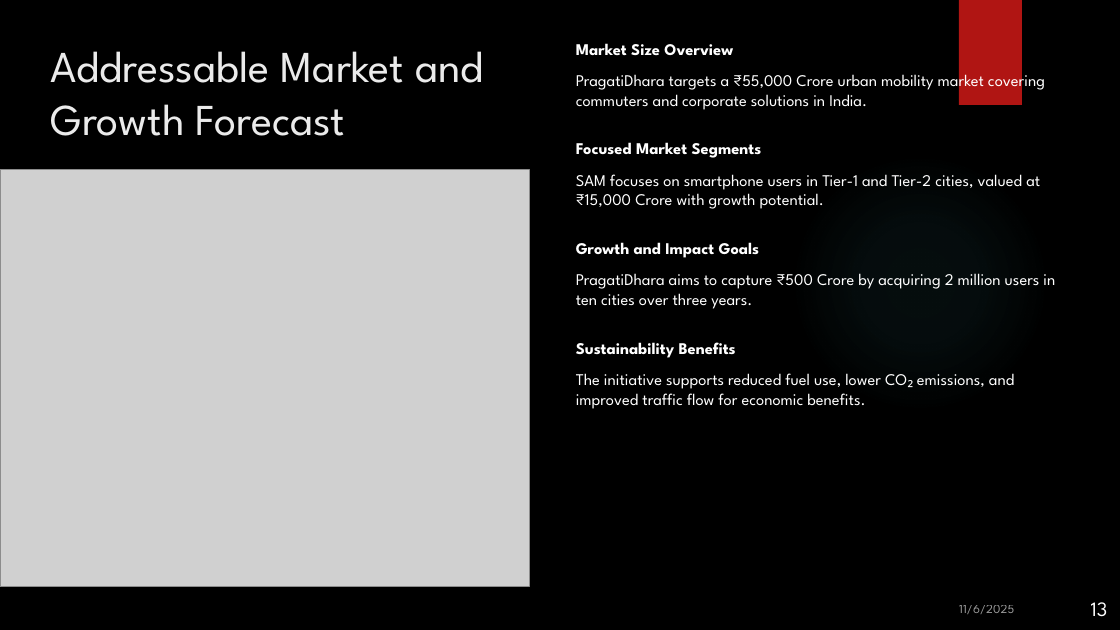
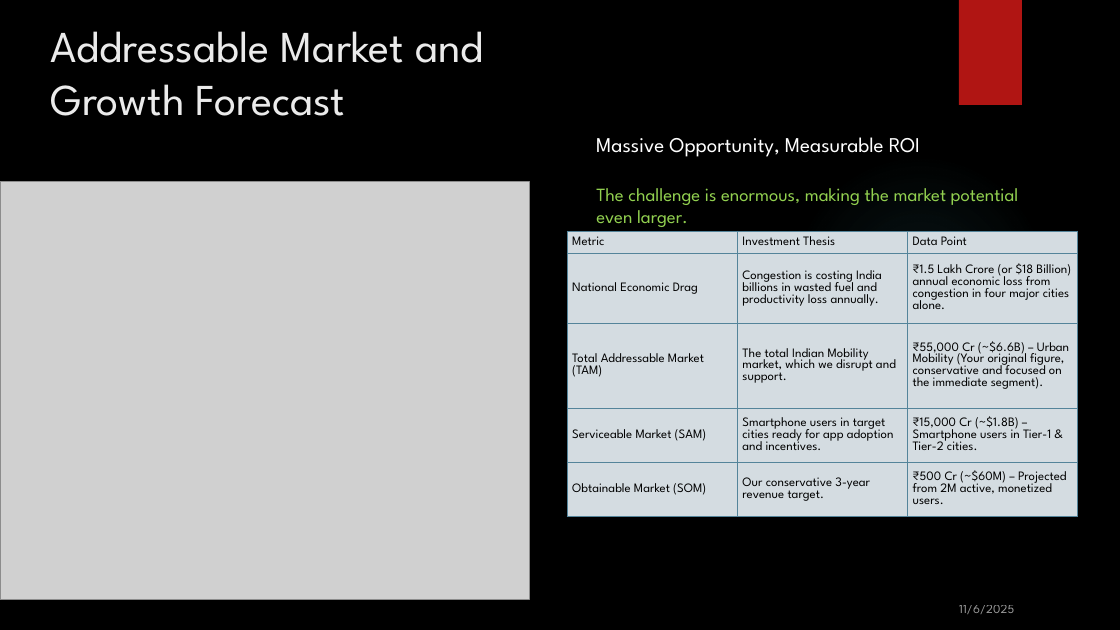
Before and after one commit to RitikaMathur19/PragatiDhara, a slide deck: slide 14 of PragatiDhara_Pitch_Deck_v1.0.pptx (slide 13 before the commit). Drawn at 1120x630 pixels with LibreOffice and Linux fonts; fonts in the diff are those of the drawing; grey boxes stand for pictures; background and template pictures are left out. Boxes give left, top, right and bottom in pixels: in the first picture for what was removed or moved away, otherwise in the second. Text is boxed around its words. In the diff, an @@ line names an element or a change of style, - is before the commit and + after.

Commit message:
Updated Deck and solution sketch

```diff
--- a/PragatiDhara_Pitch_Deck_v1.0.pptx
+++ b/PragatiDhara_Pitch_Deck_v1.0.pptx
@@ title "Addressable Market and Growth Forecast": place and size @@
-title "Addressable Market and Growth Forecast" at [50, 51, 483, 136]
+title "Addressable Market and Growth Forecast" at [50, 31, 483, 116]
@@ text removed at [576, 43, 1055, 409] @@
-Market Size Overview
-  PragatiDhara targets a ₹55,000 Crore urban mobility market covering commuters and corporate solutions in India.
-Focused Market Segments
-  SAM focuses on smartphone users in Tier-1 and Tier-2 cities, valued at ₹15,000 Crore with growth potential.
-Growth and Impact Goals
-  PragatiDhara aims to capture ₹500 Crore by acquiring 2 million users in ten cities over three years.
-Sustainability Benefits
-  The initiative supports reduced fuel use, lower CO₂ emissions, and improved traffic flow for economic benefits.
@@ text added at [596, 137, 920, 157], 18 pt, text #FFFFFF @@
+Massive Opportunity, Measurable ROI
@@ picture: place and size @@
-picture at [0, 169, 529, 586]
+picture at [0, 182, 529, 600]
@@ text added at [596, 188, 1019, 227], 16 pt, text #92D050 @@
+The challenge is enormous, making the market potential even larger.
@@ table added at [567, 231, 1079, 545], 5 rows, 3 columns @@
+Metric | Investment Thesis | Data Point
+National Economic Drag | Congestion is costing India billions in wasted fuel and productivity loss annually. | ₹1.5 Lakh Crore (or $18 Billion) annual economic loss from congestion in four major cities alone.
+Total Addressable Market (TAM) | The total Indian Mobility market, which we disrupt and support. | ₹55,000 Cr (~$6.6B) – Urban Mobility (Your original figure, conservative and focused on the immediate segment).
+Serviceable Market (SAM) | Smartphone users in target cities ready for app adoption and incentives. | ₹15,000 Cr (~$1.8B) – Smartphone users in Tier-1 & Tier-2 cities.
+Obtainable Market (SOM) | Our conservative 3-year revenue target. | ₹500 Cr (~$60M) – Projected from 2M active, monetized users.
@@ page number removed at [1091, 602, 1108, 617] @@
-13
```
Also in this commit, not shown: 6 other slides changed, 2 slides added, 5 other files.
